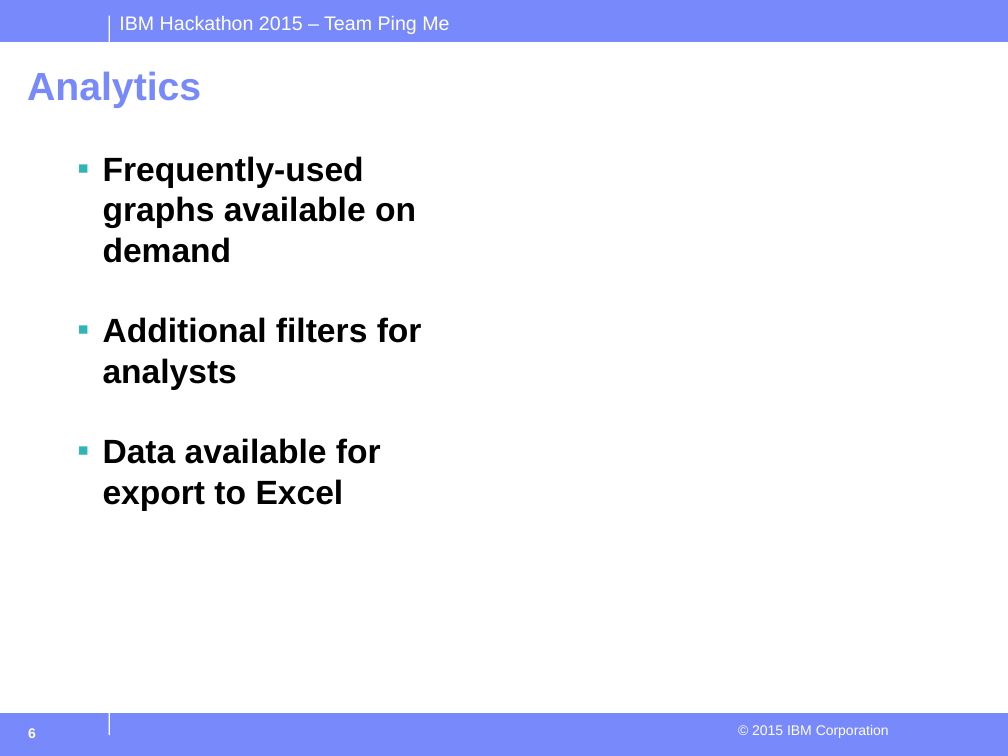
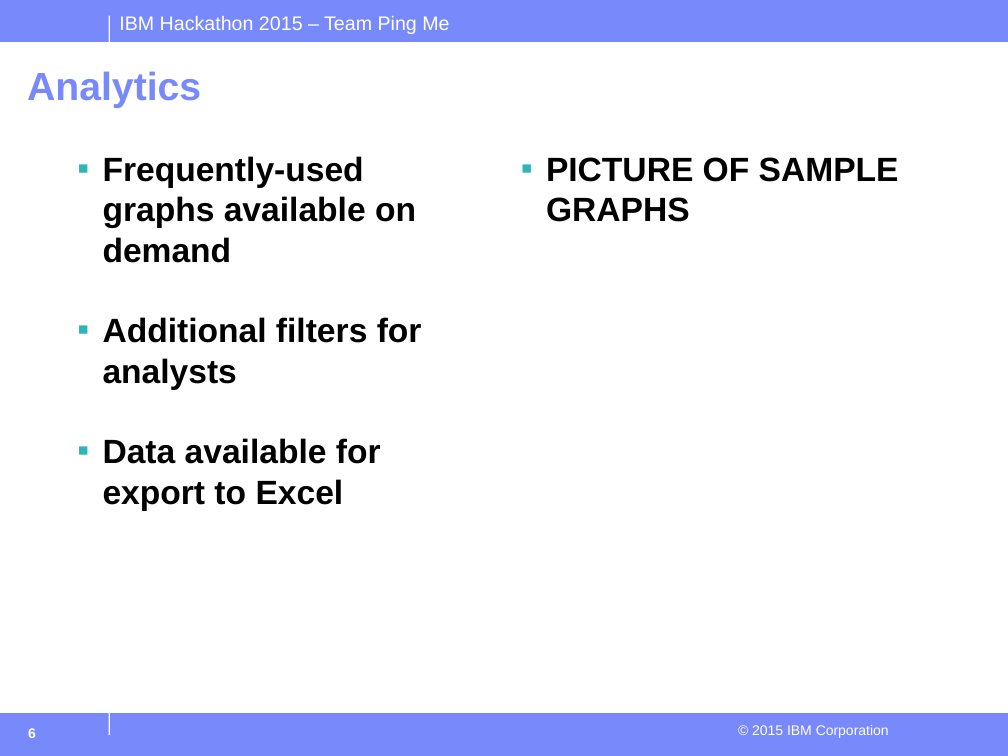
Before and after one commit to peterj35/Toronto-Public-Library-App, a slide deck: slide 6 of Hackathon2015.odp. Drawn at 1008x756 pixels with LibreOffice and Linux fonts; fonts in the diff are those of the drawing; background and template pictures are left out. Boxes give left, top, right and bottom in pixels: in the first picture for what was removed or moved away, otherwise in the second. Text is boxed around its words. In the diff, an @@ line names an element or a change of style, - is before the commit and + after.

```diff
--- a/Hackathon2015.odp
+++ b/Hackathon2015.odp
@@ text added at (546, 157, 899, 222), 24 pt, text #000000, bold @@
+▪ PICTURE OF SAMPLE GRAPHS
```
Also in this commit, not shown: 3 other slides changed.
